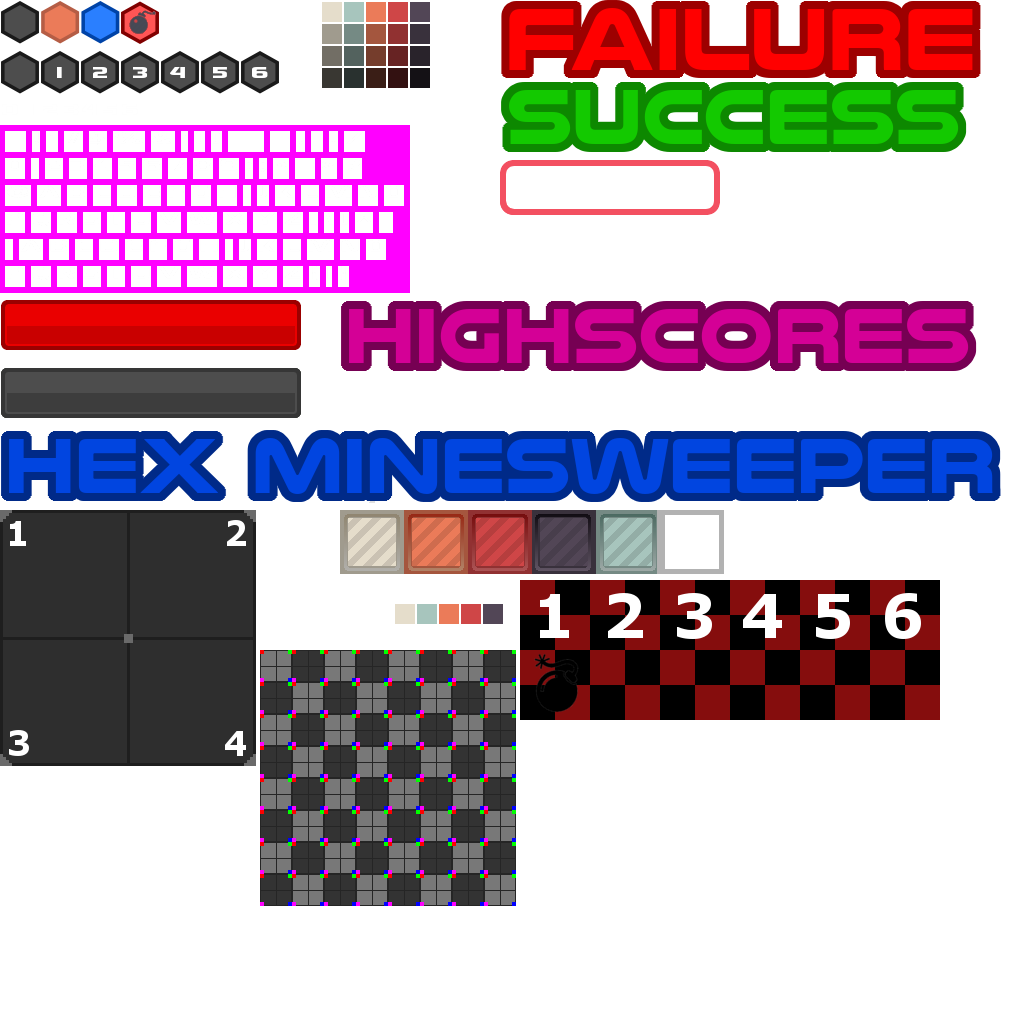
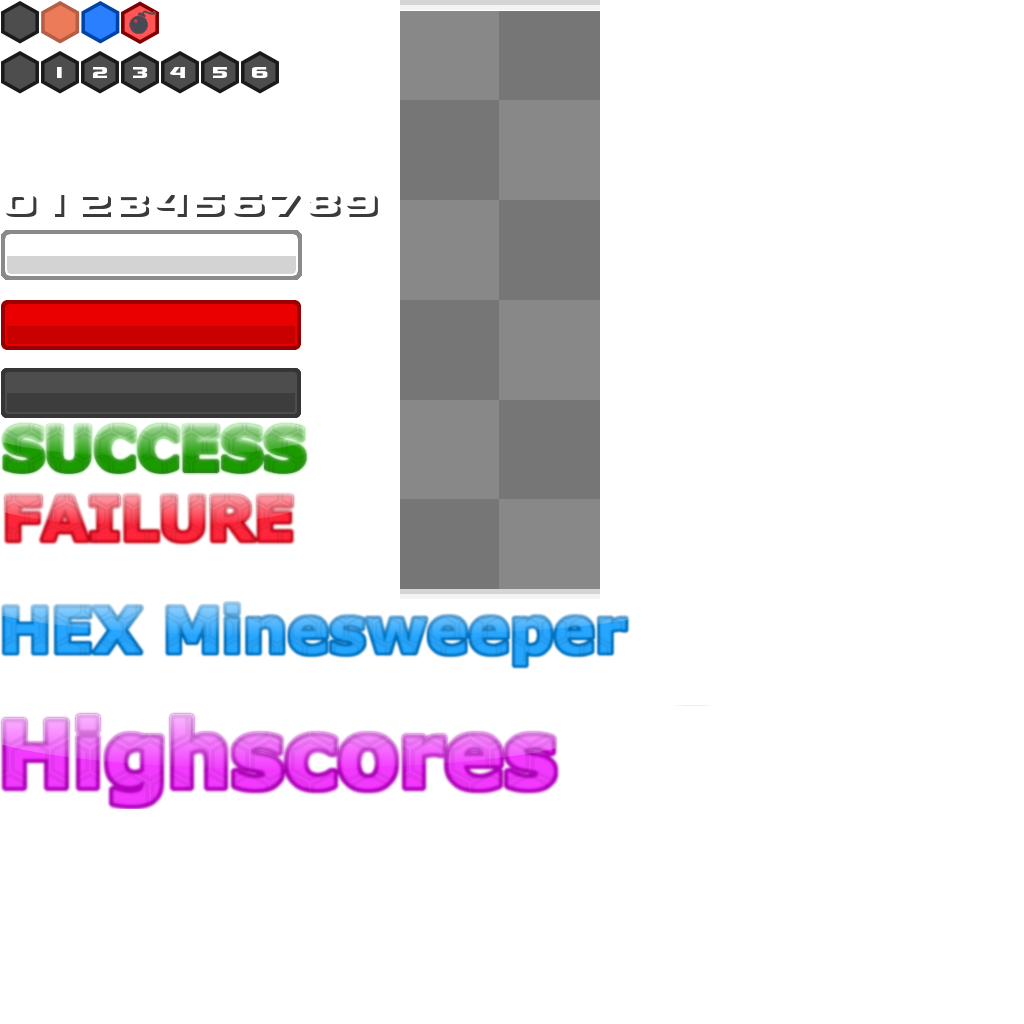
The second 1024 x 1024 image is a revision of the first. Changes to its layers:
removed layer "Ebene #7" (was 12%) over (x1=348, y1=501, x2=652, y2=566)
removed layer "Ebene #6" (was 30%) over (x1=340, y1=510, x2=724, y2=574)
removed layer "1 2 3 4 5 6" over (x1=540, y1=593, x2=921, y2=639)
removed layer "Ebene #2" over (x1=534, y1=653, x2=579, y2=713)
painted on "Ebene" over (x1=400, y1=0, x2=940, y2=720)
removed layer "Ebene #1" over (x1=0, y1=0, x2=1001, y2=906)
renamed "Hintergrund" to "TextureArray.png", showed it, painted on it over (x1=0, y1=0, x2=1001, y2=906)
